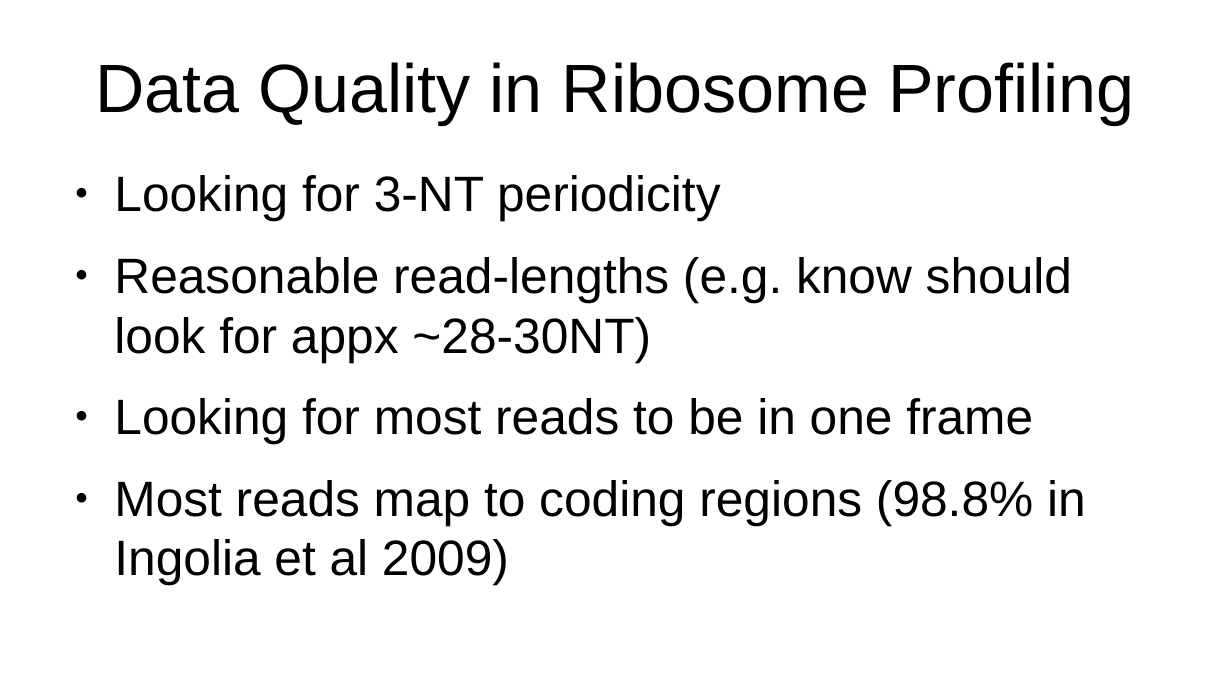
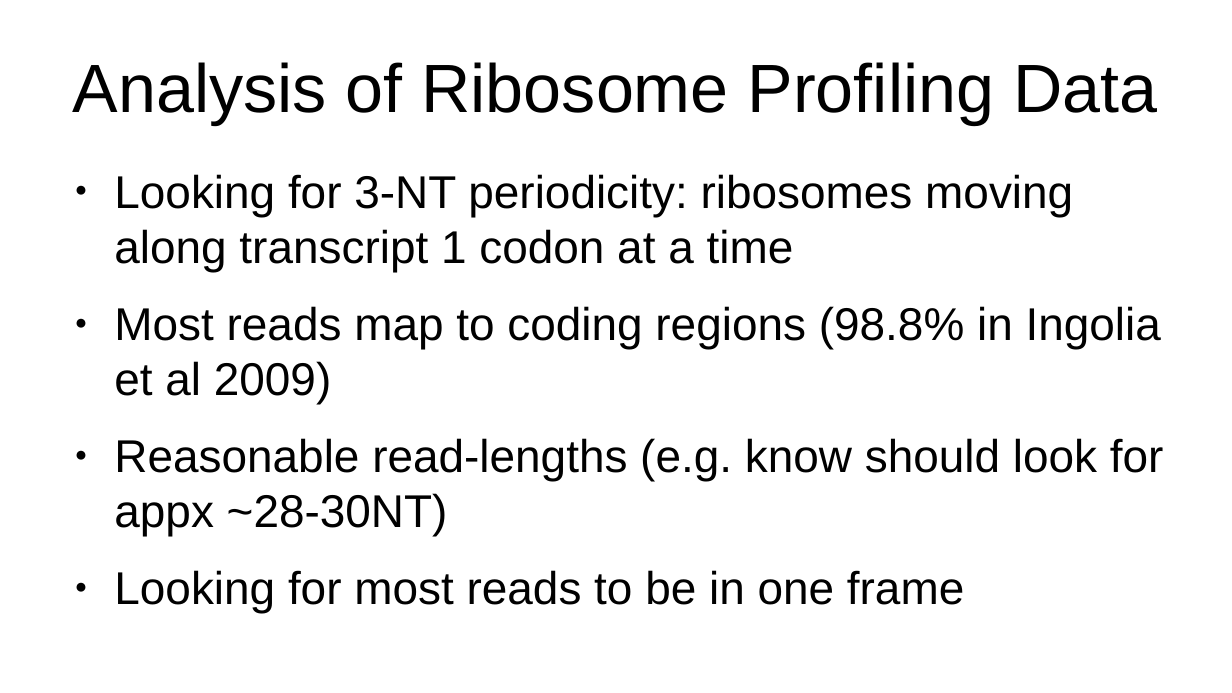
Before and after one commit to FlicAnderson/LabTalk-RiboViz, a slide deck: slide 21 of LabTalk.odp (slide 23 before the commit). Drawn at 1232x693 pixels with LibreOffice and Linux fonts; fonts in the diff are those of the drawing. Boxes give left, top, right and bottom in pixels: in the first picture for what was removed or moved away, otherwise in the second. Text is boxed around its words. In the diff, an @@ line names an element or a change of style, - is before the commit and + after.

```diff
--- a/LabTalk.odp
+++ b/LabTalk.odp
@@ title at bbox=[73, 62, 1157, 125]: text changed @@
-Data Quality in Ribosome Profiling
+Analysis of Ribosome Profiling Data
@@ text at bbox=[114, 174, 1161, 404]: text changed; size 32 to 29.6 pt @@
-● Looking for 3-NT periodicity
+● Looking for 3-NT periodicity: ribosomes moving along transcript 1 codon at a time
+● Most reads map to coding regions (98.8% in Ingolia et al 2009)
@@ text at bbox=[114, 438, 1164, 613]: size 32 to 29.6 pt in "Reasonable read-lengths (e.g. know should look for ...", "Looking for most reads to be in ..." @@
@@ text at bbox=[114, 480, 1086, 585]: paragraph removed @@
-● Most reads map to coding regions (98.8% in Ingolia et al 2009)
```
Also in this commit, not shown: 21 other slides changed, 4 slides added, 10 slides removed.
